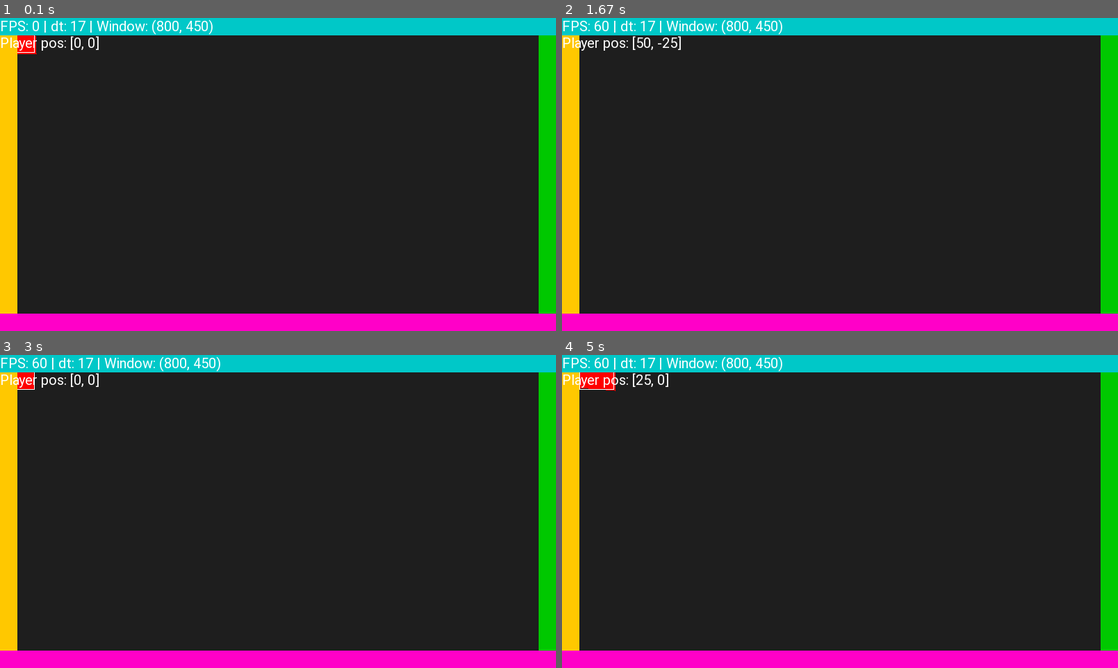
Above: before the commit, frames 1-4 (two rows, left to right).
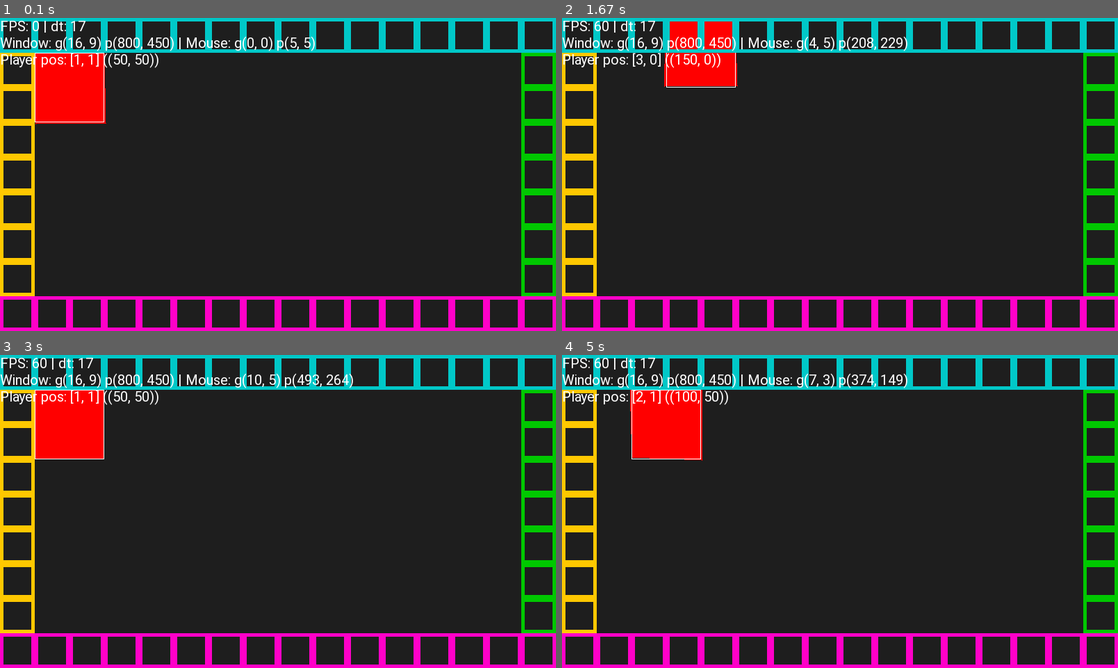
Above: after the commit, the same moments.

Repository: sustainablelab/kurt_pygame_examples
Game: pygame game, started from example2.py
Same seed, same stepped clock (60 frames per second), same inputs: the game is played once before the commit and once after it.
Inputs (mouse positions are in pixels of both pictures, inside the frame that each line leads up to):
- Up to frame 1 (0.1 s): no input
- Up to frame 2 (1.67 s): hold D 0.33-0.8 s; move the mouse to (817, 187) at 0.37 s; hold W 0.83-1.13 s; move the mouse to (1017, 165) at 0.87 s; hold D 1.17-1.63 s; move the mouse to (706, 177) at 1.2 s
- Up to frame 3 (3 s): hold A 1.67-2.2 s; move the mouse to (105, 464) at 1.7 s; hold S 2.23-2.53 s; move the mouse to (361, 401) at 2.27 s; hold A 2.57-2.97 s; move the mouse to (344, 539) at 2.6 s
- Up to frame 4 (5 s): hold W 3-3.37 s; move the mouse to (851, 405) at 3.03 s; hold D 3.4-4.03 s; move the mouse to (639, 502) at 3.43 s; hold S 4.07-4.43 s; move the mouse to (845, 542) at 4.1 s; hold A 4.47-4.93 s; move the mouse to (823, 458) at 4.5 s; hold D from 4.97 s (still down)

The runs differ from the first frame. In frame 1, 20% of the frame differs, in the area x 0-100%, y 0-99%; in frame 2, 19%; in frame 3, 20%; in frame 4, 20%.

Commit message:
TileMap and Player use game coordinates

Diff:
--- a/example2.py
+++ b/example2.py
@@ -11,6 +11,8 @@
 [ ] collide with the walls
 [x] make a Player class: track position in a debug rect, but draw as a wiggling polygon rect
 [x] make a TileMap class: move wall code to TileMap
+[x] Update Player and TileMap to use game coordinates instead of pixel coordinates
+[x] draw TileMap as boxes during debug
 """
 
 from pathlib import Path
@@ -61,13 +63,16 @@
         self.game = game
         self.msg += f"FPS: {self.game.clock.get_fps():0.0f}"
         self.msg += f" | dt: {self.game.dt}"
-        self.msg += f" | Window: {self.game.os_window.get_size()}"
+        winsize = self.game.os_window.get_size()
+        self.msg += f"\nWindow: g{self.game.xfm.pg(winsize)} p{winsize}"
+        mpos = pygame.mouse.get_pos()
+        self.msg += f" | Mouse: g{self.game.xfm.pg(mpos)} p{mpos}"
 
 class Player:
     def __init__(self, game):
         self.game = game
-        self.pos = [0,0]                                # Initial position (topleft of self.debug_rect) on the screen
-        self.old_pos = (0,0)                            # Track player's previous position
+        self.pos = [1,1]                                # Initial position (topleft) in game coordinates
+        self.old_pos = self.game.xfm.gp(self.pos)       # Track player's previous position in pixel coordinates
         # self.size = (50,80)                             # Player initial w,h
         self.size = (self.game.tile_size*2,self.game.tile_size*2) # Player initial w,h
         self.debug_rect = Rect(self.pos, self.size)     # White outline, updated in 'animate()'
@@ -83,14 +88,15 @@
                     list(self.debug_rect.bottomleft)]
 
     def animate(self) -> None:
+        # Update position
+        pos = self.game.xfm.gp(self.pos)                # Xfm player position to pixel coordinates
         if self.game.text_hud:
-            self.game.text_hud.msg += f"\nPlayer pos: {self.pos}"
-
-        # Update position
-        self.debug_rect = Rect(self.pos, self.size)     # Update the debug rect (white outline)
-        def update_art_position():
-            offset = (self.pos[0] - self.old_pos[0], self.pos[1] - self.old_pos[1])
-            self.old_pos = (self.pos[0], self.pos[1])   # Update old_pos to latest position
+            self.game.text_hud.msg += f"\nPlayer pos: {self.pos} ({pos})"
+
+        self.debug_rect = Rect(pos, self.size)     # Update the debug rect (white outline)
+        def update_art_position(pos):
+            offset = (pos[0] - self.old_pos[0], pos[1] - self.old_pos[1])
+            self.old_pos = (pos[0], pos[1])   # Update old_pos to latest position
             self.art[0][0] += offset[0]
             self.art[1][0] += offset[0]
             self.art[2][0] += offset[0]
@@ -99,7 +105,7 @@
             self.art[1][1] += offset[1]
             self.art[2][1] += offset[1]
             self.art[3][1] += offset[1]
-        update_art_position()                           # Update the polygon (red filled)
+        update_art_position(pos)                        # Update the polygon (red filled) to new pos on screen
 
         # Animate the polygon
         self.dt += self.game.dt                         # Add elapsed time
@@ -122,21 +128,55 @@
         self.make_tiles()
 
     def make_tiles(self) -> None:
+        """Create a dict of tiles in self.tiles.
+
+        Each tile is a dict: {'rect':Rect, 'color':Color}.
+        """
+        self.tiles = {}
+        def make_wall_vertical(color, tile_size, x, num_tiles):
+            """Make a vertical wall at 'x', starting at y=0 and extending down 'num_tiles'."""
+            size = (tile_size, tile_size)               # All tiles are the same size
+            n = 0
+            while n < num_tiles:
+                topleft = (x,tile_size*n)               # Position in pixel coordinates
+                pos = self.game.xfm.pg(topleft)         # Position in game coordinates
+                name = f"({pos[0]},{pos[1]})"           # Name tiles by their position
+                self.tiles[name] = {'rect':Rect(topleft,size), 'color':color}
+                n += 1
+        def make_wall_horizontal(color, tile_size, y, num_tiles):
+            """Make a horizontal wall at 'y', starting at x=0 and extending right 'num_tiles'."""
+            size = (tile_size, tile_size)               # All tiles are the same size
+            n = 0
+            while n < num_tiles:
+                topleft = (tile_size*n,y)               # Position in pixel coordinates
+                pos = self.game.xfm.pg(topleft)         # Position in game coordinates
+                name = f"({pos[0]},{pos[1]})"           # Name tiles by their position
+                self.tiles[name] = {'rect':Rect(topleft,size), 'color':color}
+                n += 1
+        window_width, window_height = self.game.os_window.get_size()
+        tile_size = self.game.tile_size
+        left=0; top=0; right=window_width-tile_size; bottom = window_height-tile_size
+        make_wall_vertical(Color(255,200,0),  tile_size,x=left,  num_tiles=math.ceil(window_height/tile_size))
+        make_wall_vertical(Color(0,200,0),    tile_size,x=right, num_tiles=math.ceil(window_height/tile_size))
+        make_wall_horizontal(Color(0,200,200),tile_size,y=top,   num_tiles=math.ceil(window_width/tile_size))
+        make_wall_horizontal(Color(255,0,200),tile_size,y=bottom,num_tiles=math.ceil(window_width/tile_size))
+
+    def make_tiles_old(self) -> None:
         """Create a list of tiles in self.tiles.
 
         Each tile is a dict: {'rect':Rect, 'color':Color}.
         """
         self.tiles = []
-        def make_wall_vertical(color, tile_size, x, ystart, num_tiles):
-            """Make a vertical wall at 'x', starting at 'ystart' and extending down 'num_tiles'."""
+        def make_wall_vertical(color, tile_size, x, num_tiles):
+            """Make a vertical wall at 'x', starting at y=0 and extending down 'num_tiles'."""
             n = 0
             while n < num_tiles:
                 self.tiles.append({
                     'rect':Rect((x,tile_size*n),(tile_size,tile_size)),
                     'color':color})
                 n += 1
-        def make_wall_horizontal(color, tile_size, y, xstart, num_tiles):
-            """Make a horizontal wall at 'y', starting at 'xstart' and extending right 'num_tiles'."""
+        def make_wall_horizontal(color, tile_size, y, num_tiles):
+            """Make a horizontal wall at 'y', starting at x=0 and extending right 'num_tiles'."""
             n = 0
             while n < num_tiles:
                 self.tiles.append({
@@ -147,14 +187,31 @@
         tile_size = self.game.tile_size
         num_horiz = math.ceil(window_width/tile_size)
         left=0; top=0; right=window_width-tile_size; bottom = window_height-tile_size
-        make_wall_vertical(Color(255,200,0), tile_size,   x=left,   ystart=top,  num_tiles=math.ceil(window_height/tile_size))
-        make_wall_vertical(Color(0,200,0), tile_size,   x=right,  ystart=top,  num_tiles=math.ceil(window_height/tile_size))
-        make_wall_horizontal(Color(0,200,200), tile_size, y=top,    xstart=left, num_tiles=math.ceil(window_width/tile_size))
-        make_wall_horizontal(Color(255,0,200), tile_size, y=bottom, xstart=left, num_tiles=math.ceil(window_width/tile_size))
-
-    def render(self, surf:pygame.Surface) -> None:
+        make_wall_vertical(Color(255,   200, 0),   tile_size, x=left,   num_tiles=math.ceil(window_height/tile_size))
+        make_wall_vertical(Color(0,     200, 0),   tile_size, x=right,  num_tiles=math.ceil(window_height/tile_size))
+        make_wall_horizontal(Color(0,   200, 200), tile_size, y=top,    num_tiles=math.ceil(window_width/tile_size))
+        make_wall_horizontal(Color(255, 0,   200), tile_size, y=bottom, num_tiles=math.ceil(window_width/tile_size))
+
+    def render_old(self, surf:pygame.Surface) -> None:
         for tile in self.tiles:
             pygame.draw.rect(surf, tile['color'], tile['rect'])
+
+    def render(self, surf:pygame.Surface) -> None:
+        for name in self.tiles:
+            color = self.tiles[name]['color']
+            rect = self.tiles[name]['rect']
+            width = int(self.game.tile_size/10) if self.game.debug else 0
+            pygame.draw.rect(surf, color, rect, width)
+
+class Xfm:
+    def __init__(self, game):
+        self.game = game
+
+    def pg(self, p:tuple) -> tuple:
+        return (round(p[0]/self.game.tile_size), round(p[1]/self.game.tile_size))
+
+    def gp(self, p:tuple) -> tuple:
+        return (p[0]*self.game.tile_size, p[1]*self.game.tile_size)
 
 class Game:
     def __init__(self):
@@ -164,7 +221,8 @@
         pygame.display.set_caption("Collisions")
         self.clock = pygame.time.Clock()
         self.dt = 0
-        self.tile_size = 25
+        self.xfm = Xfm(self)
+        self.tile_size = 50
         self.tile_map = TileMap(self)
         self.player = Player(self)
         self.debug = True
@@ -176,13 +234,13 @@
         match event.key:
             case pygame.K_q: sys.exit()
             case pygame.K_w:
-                self.player.pos[1] -= self.tile_size
+                self.player.pos[1] -= 1
             case pygame.K_a:
-                self.player.pos[0] -= self.tile_size
+                self.player.pos[0] -= 1
             case pygame.K_s:
-                self.player.pos[1] += self.tile_size
+                self.player.pos[1] += 1
             case pygame.K_d:
-                self.player.pos[0] += self.tile_size
+                self.player.pos[0] += 1
             case pygame.K_F2:
                 self.debug = not self.debug
 
@@ -203,26 +261,16 @@
         if self.debug: self.text_hud.render(self.os_window, Color(255,255,255))
         pygame.display.update() # Final render
 
-    def draw_walls(self):
-        # Draw East Wall
-        tile_size = self.tile_size
-        window_width = self.os_window.get_size()[0]
-        window_height = self.os_window.get_size()[1]
-        self.draw_vertical(Color(255,200,0), tile_size, x=window_width - tile_size) # East wall
-        self.draw_vertical(Color(0,200,0),tile_size, x=0) # West wall
-        self.draw_horizontal(Color(0,200,200),tile_size, y=window_height - tile_size) # South wall
-        self.draw_horizontal(Color(255,0,200),tile_size, y=0, use_hud=True) # North wall
-
     def handle_events(self):
         for event in pygame.event.get():
             match event.type:
                 case pygame.QUIT: sys.exit()
                 case pygame.KEYDOWN: self.KEYDOWN(event)
-
+                case pygame.WINDOWRESIZED:
+                    self.tile_map.make_tiles() # Resize the walls to match the window
 
     def player_update(self) -> None:
         self.player.animate()
-
 
 if __name__ == '__main__':
     logger = setup_logging()
